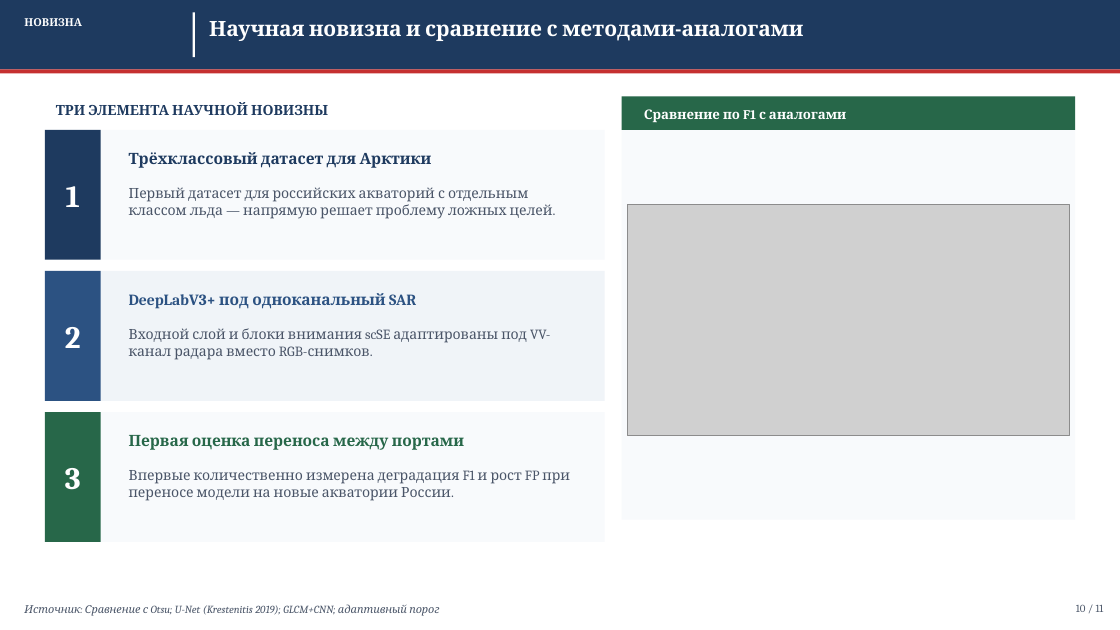
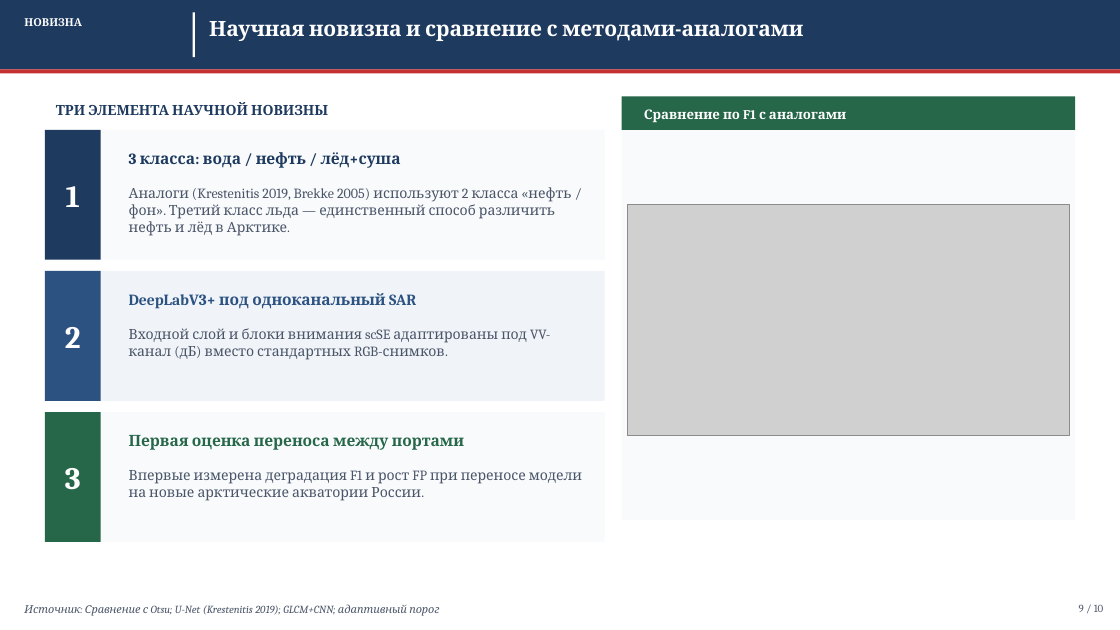
Before and after one commit to Confucius-hub/spbu_db_hw, a slide deck: slide 9 of thesis/presentation/Презентация_ВКР_2026.pptx (slide 10 before the commit). Drawn at 1120x630 pixels with LibreOffice and Linux fonts; fonts in the diff are those of the drawing; grey boxes stand for pictures. Boxes give left, top, right and bottom in pixels: in the first picture for what was removed or moved away, otherwise in the second. Text is boxed around its words. In the diff, an @@ line names an element or a change of style, - is before the commit and + after.

```diff
--- a/thesis/presentation/Презентация_ВКР_2026.pptx
+++ b/thesis/presentation/Презентация_ВКР_2026.pptx
@@ text at bbox=[129, 152, 401, 168]: text changed @@
-Трёхклассовый датасет для Арктики
+3 класса: вода / нефть / лёд+суша
@@ text at bbox=[129, 187, 571, 236]: text changed @@
-Первый датасет для российских акваторий с отдельным классом льда — напрямую решает проблему ложных целей.
+Аналоги (Krestenitis 2019, Brekke 2005) используют 2 класса «нефть / фон». Третий класс льда — единственный способ различить нефть и лёд в Арктике.
@@ text at bbox=[129, 328, 550, 360]: text changed @@
-Входной слой и блоки внимания scSE адаптированы под VV-канал радара вместо RGB-снимков.
+Входной слой и блоки внимания scSE адаптированы под VV-канал (дБ) вместо стандартных RGB-снимков.
@@ text at bbox=[129, 470, 582, 501]: text changed @@
-Впервые количественно измерена деградация F1 и рост FP при переносе модели на новые акватории России.
+Впервые измерена деградация F1 и рост FP при переносе модели на новые арктические акватории России.
@@ text at bbox=[1079, 604, 1104, 612]: text changed @@
-10 / 11
+9 / 10
```
Also in this commit, not shown: 8 other slides changed, 1 slide added, 2 slides removed, 17 other files.
